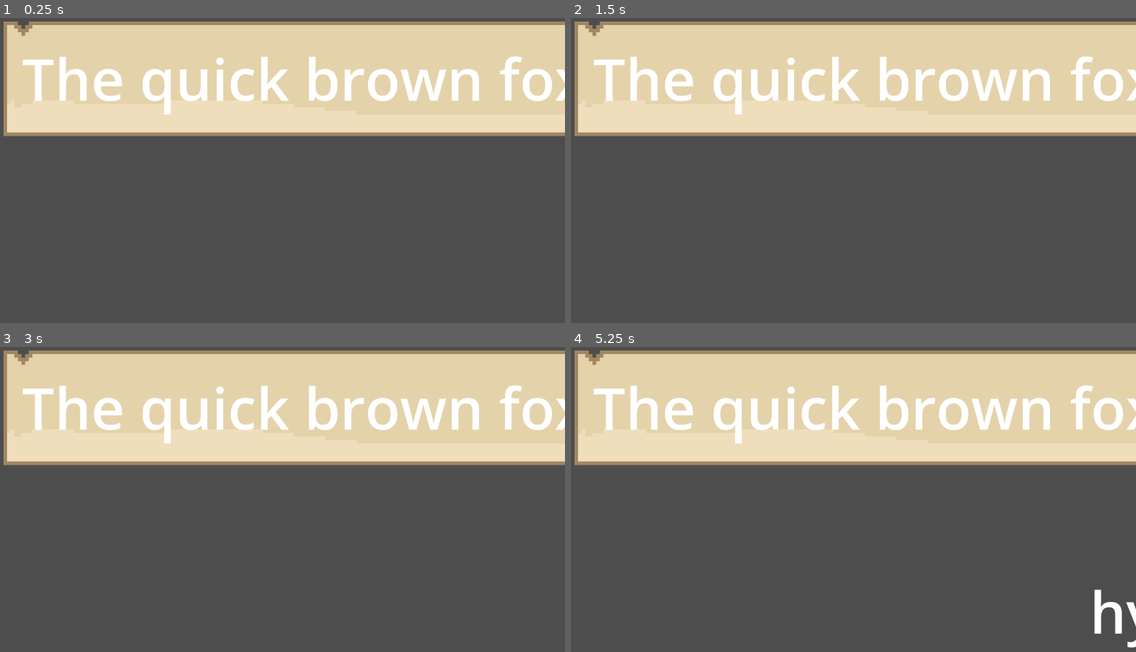
Above: before the commit, frames 1-4 (two rows, left to right).
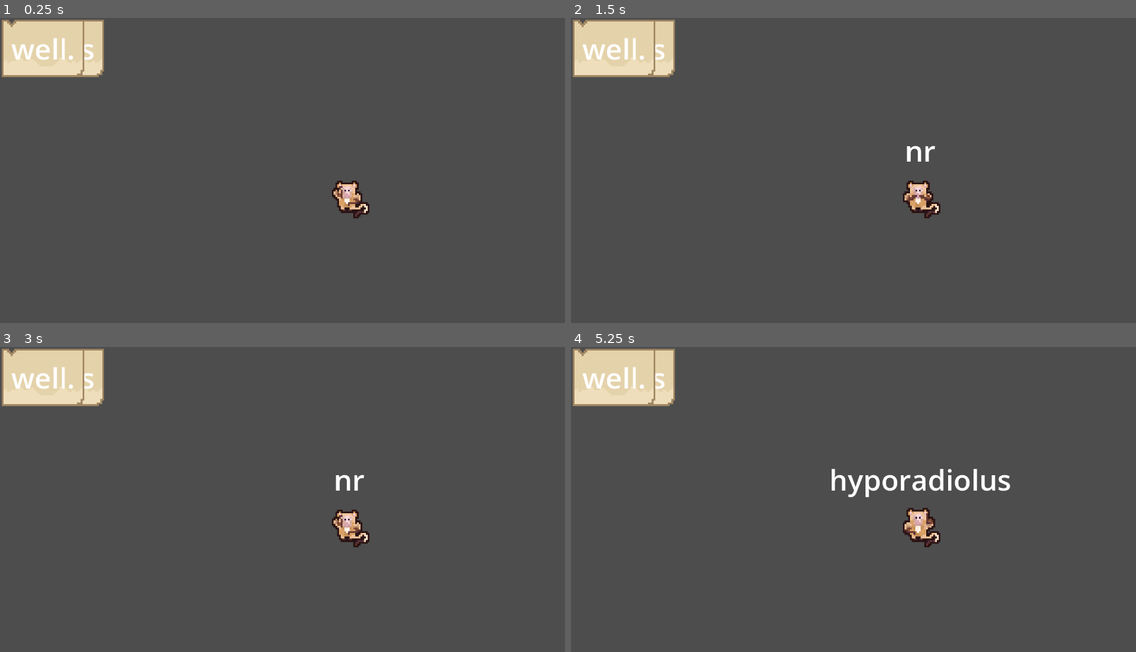
Above: after the commit, the same moments.

Repository: levienk/GMTK-Game-Jam-2024
Game: Godot game, scene res://game.tscn
Two runs of this game, one before a commit and one after it. Both use one fixed random seed, a clock stepped at 60 frames per second and the inputs below.
Inputs (mouse positions are in pixels of both pictures, inside the frame that each line leads up to):
- Up to frame 1 (0.25 s): no input
- Up to frame 2 (1.5 s): move the mouse to (977, 161) at 0.52 s; click (977, 161) at 0.67 s; drag from (740, 194) to (825, 243) at 1.27 s
- Up to frame 3 (3 s): tap Enter at 2 s; move the mouse to (339, 438) at 2.02 s; click (339, 438) at 2.17 s; tap Space at 2.75 s; drag from (254, 572) to (113, 459) at 2.77 s
- Up to frame 4 (5.25 s): tap Enter at 3.5 s; move the mouse to (1023, 557) at 3.52 s; click (1023, 557) at 3.67 s; drag from (684, 459) to (768, 426) at 4.27 s; move the mouse to (881, 508) at 5.02 s; click (881, 508) at 5.17 s

The runs differ from the first frame. In frame 1, 36% of the frame differs, in the area x 0-100%, y 0-66%; in frame 2, 36%; in frame 3, 36%; in frame 4, 37%, in the area x 0-100%, y 0-99%.

Commit message:
Added dragability to WordCards
Added the ability to drag by clicking and moving. Revolutionary.

Diff:
--- a/game.gd
+++ b/game.gd
@@ -8,7 +8,11 @@
 
 	# These are tests for the TextCard, and can be deleted later.
 
-	$WordCard.set_text("The quick brown fox jumped")
+	$WordCard.set_text("This")
+
+	$WordCard2.set_text("works")
+
+	$WordCard3.set_text("well.")
 
 
 
--- a/game.tscn
+++ b/game.tscn
@@ -17,7 +17,10 @@
 anchor_mode = 0
 
 [node name="WordCard" parent="." instance=ExtResource("4_cx0x1")]
-zoom = Vector2(3, 3)
 
 [node name="Monkey" parent="." instance=ExtResource("4_21wsr")]
 position = Vector2(195, 112)
+
+[node name="WordCard2" parent="." instance=ExtResource("4_cx0x1")]
+
+[node name="WordCard3" parent="." instance=ExtResource("4_cx0x1")]
--- a/project.godot
+++ b/project.godot
@@ -20,7 +20,7 @@
 window/size/viewport_width=1260
 window/size/viewport_height=720
 window/size/resizable=false
-window/stretch/scale=8.0
+window/stretch/scale=4.0
 window/stretch/scale_mode="integer"
 
 [dotnet]
--- a/word_card.gd
+++ b/word_card.gd
@@ -1,6 +1,8 @@
 extends CenterContainer
 
 const MARGIN = 12
+var dragging = false
+var touching = false
 # Called when the node enters the scene tree for the first time.
 func _ready() -> void:
 
@@ -26,3 +28,30 @@
 # Called every frame. 'delta' is the elapsed time since the previous frame.
 func _process(_delta: float) -> void:
 	pass
+
+func _input(event):
+	# If there's a click, let the user drag.
+	if event is InputEventMouseButton:
+
+		if event.pressed:
+
+			dragging = true
+
+		else:
+
+			dragging = false
+
+	elif event is InputEventMouseMotion and touching and dragging:
+
+		self.position += event.relative
+
+	# Register C
+
+func _on_mouse_entered() -> void:
+
+	touching = true
+
+
+func _on_mouse_exited() -> void:
+
+	touching = false
--- a/word_card.tscn
+++ b/word_card.tscn
@@ -9,6 +9,8 @@
 anchor_bottom = 0.444
 offset_right = -407.56
 offset_bottom = -295.68
+mouse_filter = 0
+mouse_default_cursor_shape = 2
 script = ExtResource("1_y1433")
 
 [node name="NinePatchRect" type="NinePatchRect" parent="."]
@@ -26,3 +28,6 @@
 "
 horizontal_alignment = 1
 vertical_alignment = 1
+
+[connection signal="mouse_entered" from="." to="." method="_on_mouse_entered"]
+[connection signal="mouse_exited" from="." to="." method="_on_mouse_exited"]
Not shown: 1 places in game.tscn that only renumber resources
